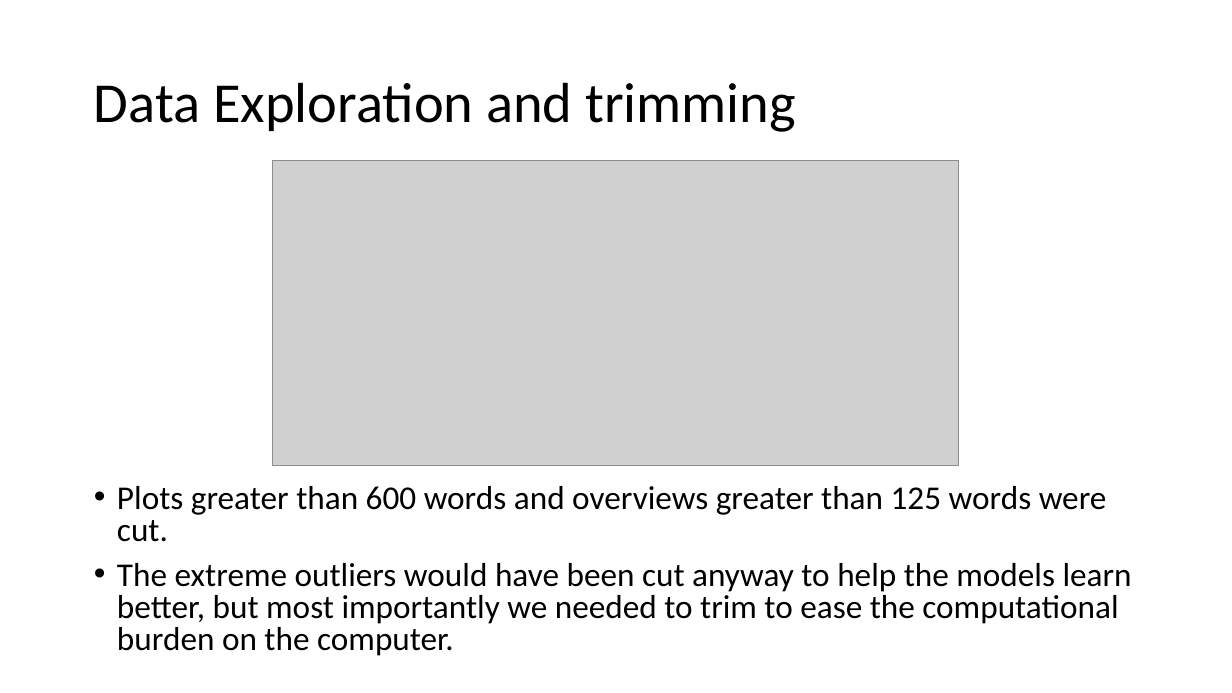
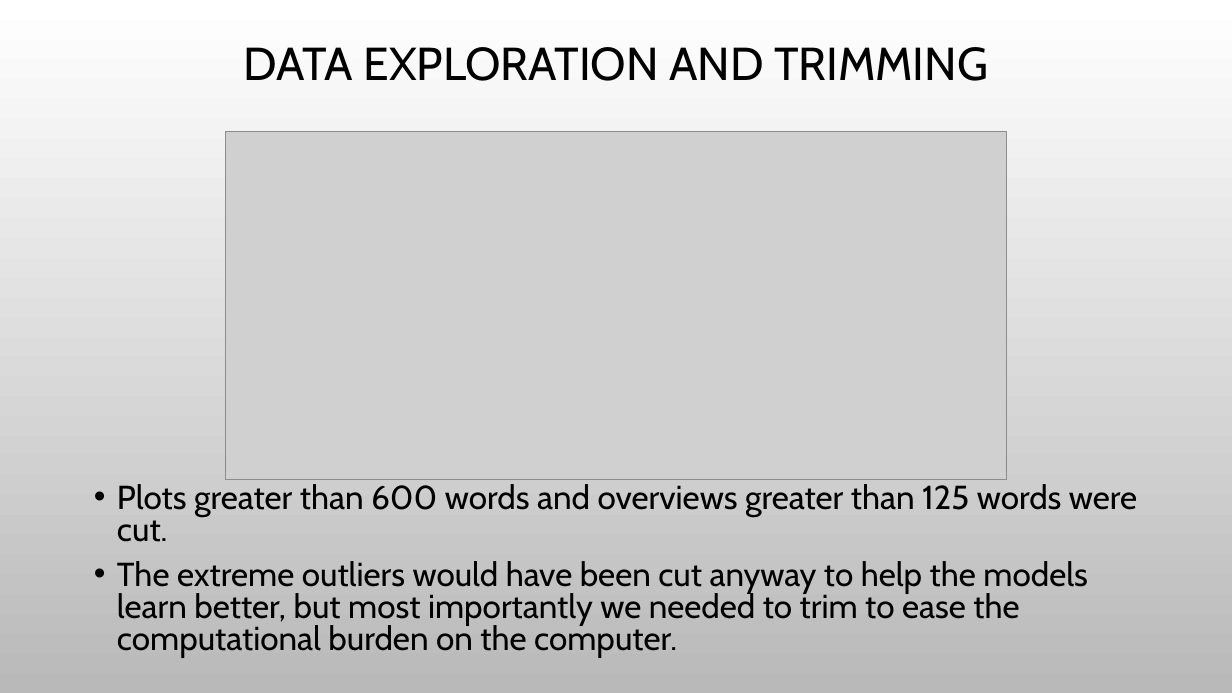
Before and after one commit to rotznmu/movie_summarization_capstone, a slide deck: slide 6 of Text Summarization.pptx (slide 7 before the commit). Drawn at 1232x693 pixels with LibreOffice and Linux fonts; fonts in the diff are those of the drawing; grey boxes stand for pictures; background and template pictures are left out. Boxes give left, top, right and bottom in pixels: in the first picture for what was removed or moved away, otherwise in the second. Text is boxed around its words. In the diff, an @@ line names an element or a change of style, - is before the commit and + after.

```diff
--- a/Text Summarization.pptx
+++ b/Text Summarization.pptx
@@ background #FFFFFF to picture (left out) @@
@@ title at bbox=[243, 47, 988, 81]: text changed; size 44 to 36 pt; font Calibri to Cabin @@
-Data Exploration and trimming
+DATA EXPLORATION AND TRIMMING
@@ picture: place and size @@
-picture at bbox=[273, 160, 958, 466]
+picture at bbox=[226, 131, 1006, 480]
@@ text "Plots greater than 600 words ..." at bbox=[117, 484, 1137, 657]: font Calibri to Cabin @@
```
Also in this commit, not shown: 8 other slides changed, 10 slides added, 10 slides removed, 1 other file.
